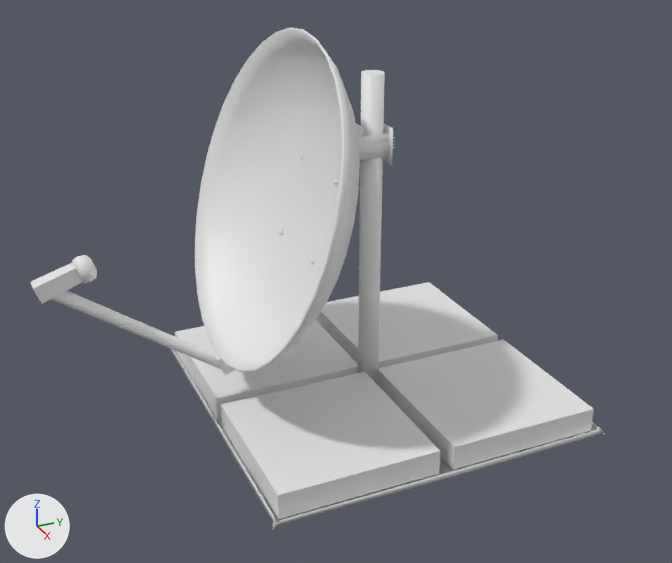
Two versions of the Blender file Blenderprojekt/1. Models/schuesselkomp.blend, one commit apart.
Before and after are seen from a camera (50 mm lens) standing at (7.43, -3.71, 4.86) and looking at (0.19, -0.45, 1.24). Every picture has the same lights, and +X, +Y and +Z are marked at lower left. Materials are left out; every surface is plain grey.

Script lines for the objects in view, before the commit:
```python
me_sphere = bpy.data.meshes.new('Sphere')
me_sphere.from_pydata(...)  # 680 vertices, 395 faces; spans x -1.28..2.28, y -1.68..1.68, z -1.28..2.28
# faces by material slot: [49, 346]
me_sphere.materials.append(mat_material_002)
me_sphere.materials.append(mat_material_004)
ob_schüssel = bpy.data.objects.new('Schüssel', None)
ob_schüssel.location = (-0.01, -0.56, 1.9)
ob_schüssel.rotation_euler = (1.265, 0.0, 0.0)  # degrees (72, 0, 0)
ob_schüssel.show_instancer_for_render = False
ob_schüssel.instance_type = 'COLLECTION'
ob_schüssel.instance_collection = col_schüssel
ob_sphere = bpy.data.objects.new('Sphere', me_sphere)
ob_sphere.location = (0.0, 0.0, 0.0)
ob_sphere.rotation_euler = (0.0, -0.785, 0.0)  # degrees (0, -45, 0)
_m = ob_sphere.modifiers.new('Solidify', 'SOLIDIFY')
_m.thickness = 0.003
_m.nonmanifold_thickness_mode = 'FIXED'
_m.nonmanifold_merge_threshold = 0.0003
```
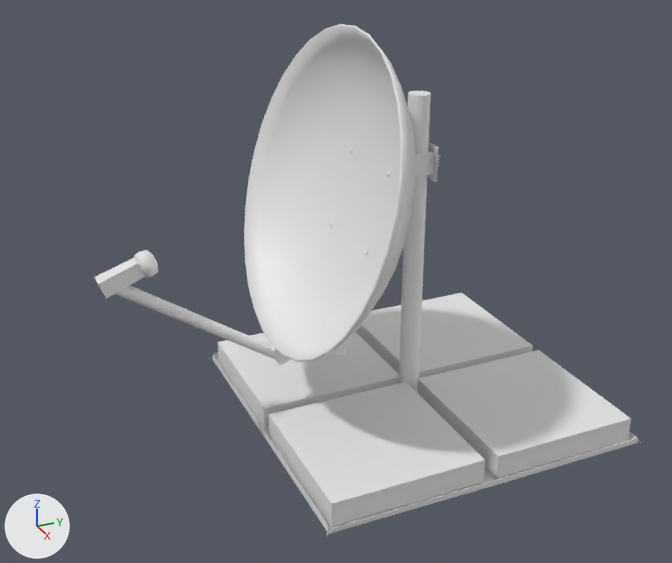
Changed parts and their boxes [x1, y1, x2, y2] in the pictures (672 x 563 px):
'Schüssel', moved, turned: before [31, 27, 360, 376]; after [94, 24, 415, 366]
'Sphere', no longer drawn: before [170, 70, 605, 529]
'Ständer', added: after [213, 91, 641, 536]
part 1 of me_sphere, shading changed: before [170, 73, 601, 526]; after [213, 94, 638, 534]

Edits to the bpy script that builds the scene:
```text
Change me_sphere:
    used by ob_sphere; location = (0.0, 0.0, 0.0); rotation_euler = (0.0, -0.785, 0.0), in degrees (0, -45, 0)
    remove me_sphere.from_pydata(...)  # 680 vertices, 395 faces; spans x -1.28..2.28, y -1.68..1.68, z -1.28..2.28
    add me_sphere.from_pydata(...)  # 648 vertices, 347 faces; spans x -1.28..2.28, y -1.68..1.68, z -1.28..2.28
    me_sphere part 1: 315 kept faces spanning x -1.25..2.28, y -1.64..1.66, z -1.26..2.28 are now shaded flat
Add col_ständer:
    col_ständer = bpy.data.collections.new('Ständer')
    col_ständer.objects.link(ob_sphere)
Change ob_schüssel:
    ob_schüssel.location: (-0.01, -0.56, 1.9) -> (-0.01, -0.04, 1.9)
    ob_schüssel.rotation_euler: (1.265, 0.0, 0.0) -> (1.287, -0.00166, 0.000133)  # degrees (72, 0, 0) -> degrees (74, -0.1, 0)
Add ob_ständer:
    ob_ständer = bpy.data.objects.new('Ständer', None)
    ob_ständer.location = (0.01, 0.47, -0.23)
    ob_ständer.show_instancer_for_render = False
    ob_ständer.instance_type = 'COLLECTION'
    ob_ständer.instance_collection = col_ständer
```
